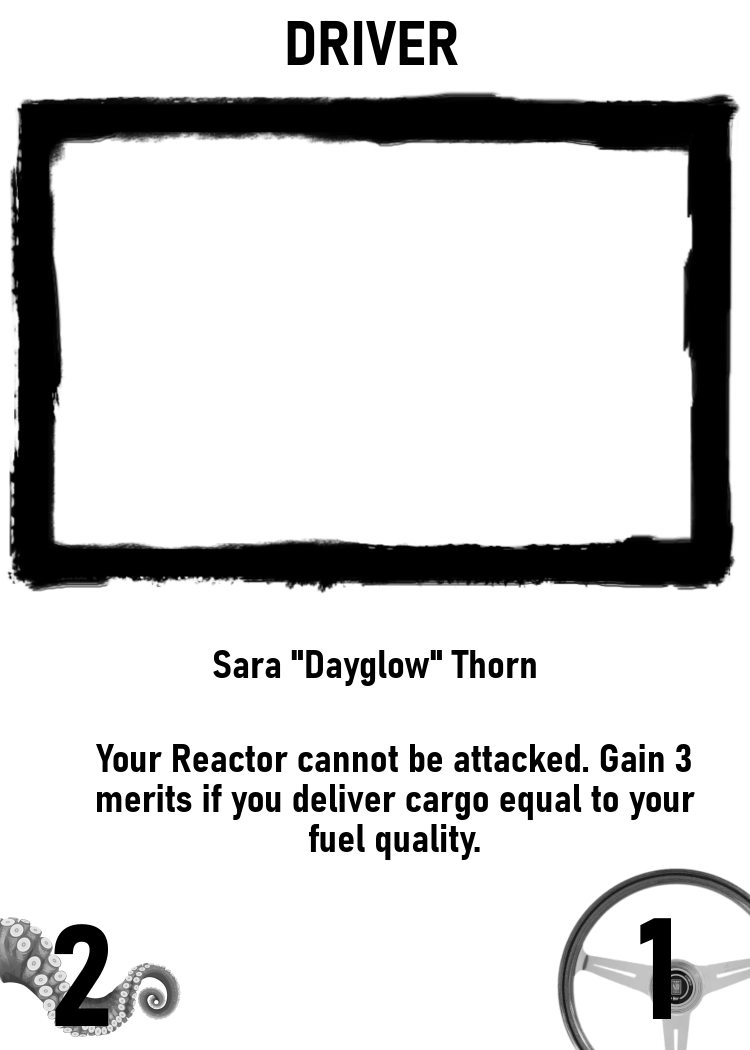
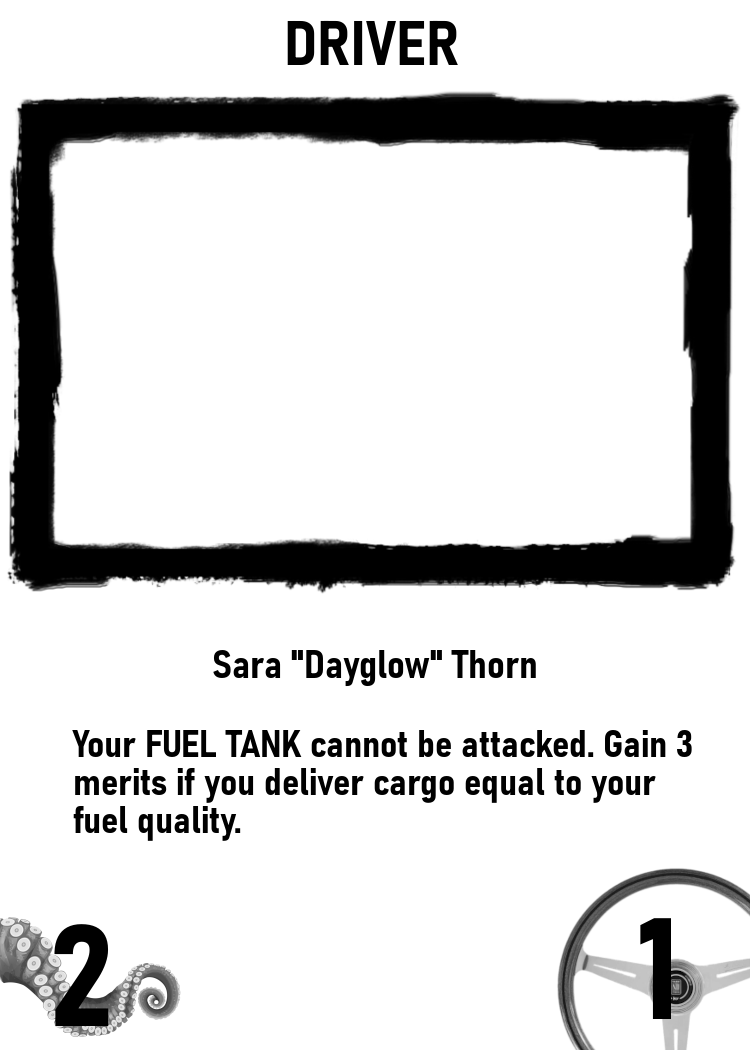
Two versions of the same layered image (750×1050). Layer-by-layer changes:
renamed "Your Reactor cannot be attacke..." to "Your FUEL TANK cannot be attac...", painted on it over [left=72, top=730, right=695, bottom=861]
